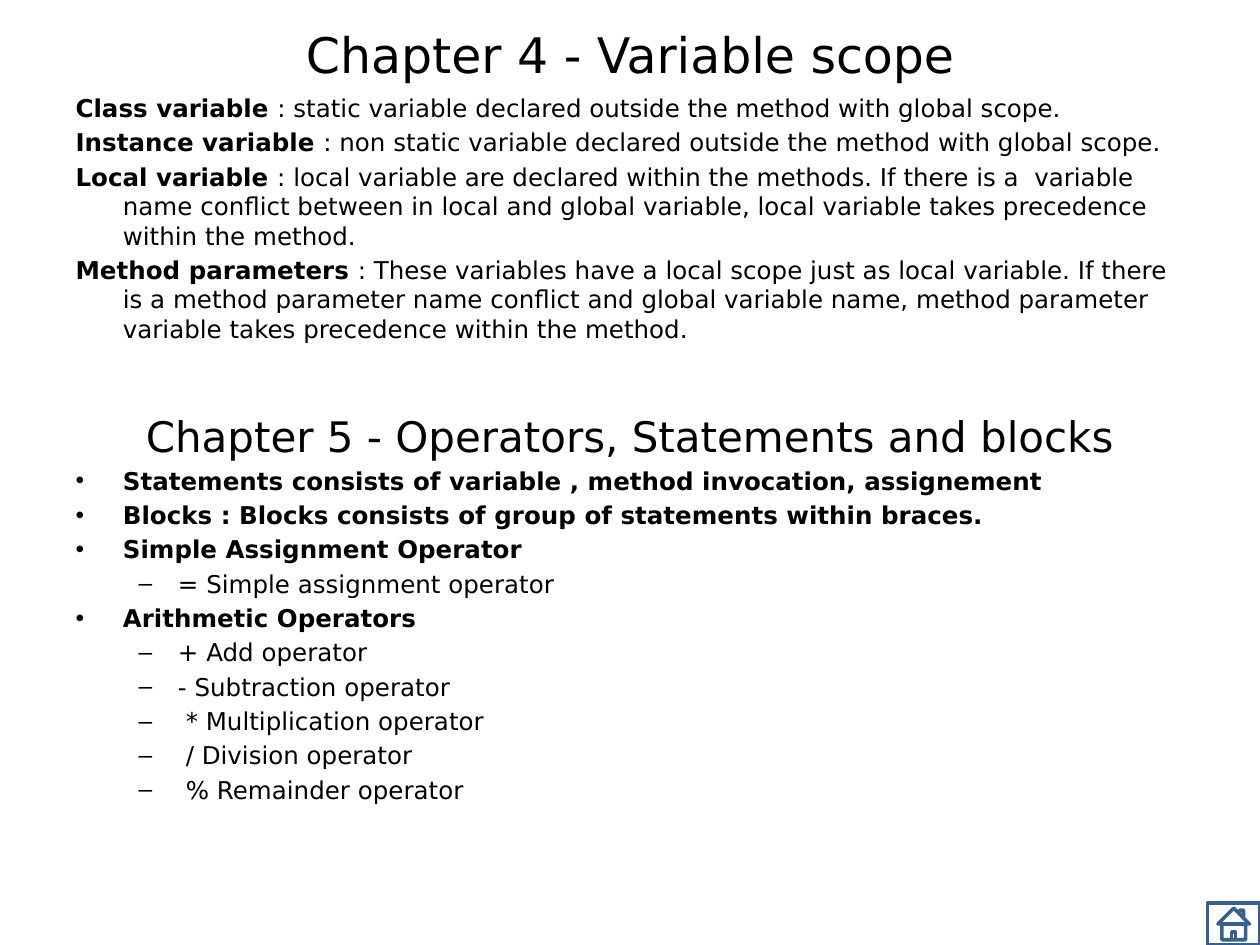
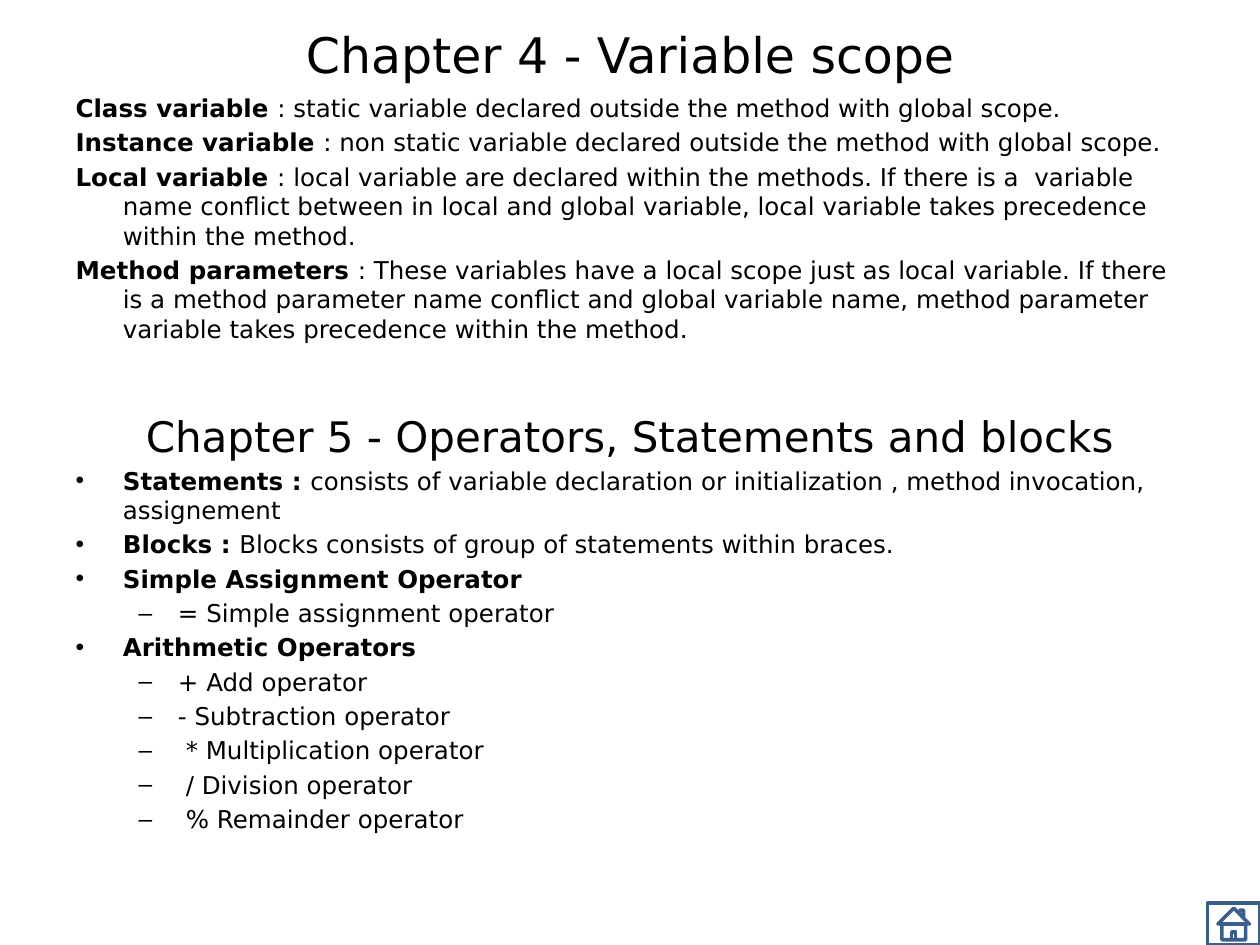
Before and after one commit to thinkcodegravity/javamar, a slide deck: slide 22 of Java_st.pptx. Drawn at 1260x945 pixels with LibreOffice and Linux fonts; fonts in the diff are those of the drawing. Boxes give left, top, right and bottom in pixels: in the first picture for what was removed or moved away, otherwise in the second. Text is boxed around its words. In the diff, an @@ line names an element or a change of style, - is before the commit and + after.

```diff
--- a/Java_st.pptx
+++ b/Java_st.pptx
@@ text at <box>123,471,1144,524</box>: text changed; bold off @@
-• Statements consists of variable , method invocation, assignement
+• Statements : consists of variable declaration or initialization , method invocation, assignement
@@ text at <box>123,534,894,558</box>: bold off in "Blocks consists of group of statements within ..." @@
```
Also in this commit, not shown: 5 other files.
